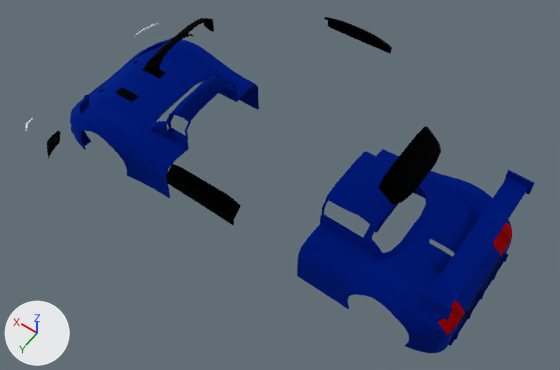
Before and after pictures for a commit that changed the glTF model assets/sophikart.glb.
Rendered twice from a 50 mm camera at (-348.0, 479.0, 862.0) aimed at (-25.0, 28.0, 153.0). Arrows for +X, +Y and +Z are at lower left; the lights stay in place. The older version comes first. Both versions are drawn at frame 72 of the action 'Exploded view'; the numbers are the values there.

In view in the first picture: 'Track_Front_Module', 'Track_Rear_Module', 'Track_Rear_Window_Rear_Insert', 'Track_Side_Window_L_Insert', 'Track_Side_Window_R_Insert', 'Track_Windscreen_Front_Insert' and 7 more.
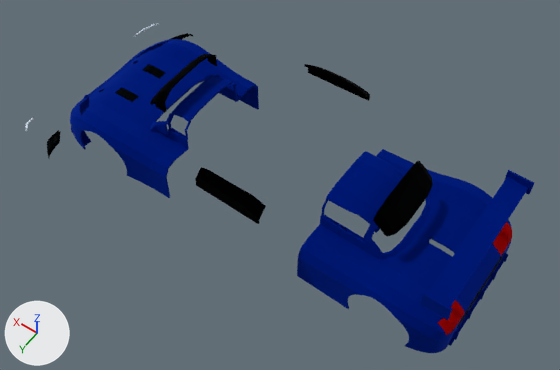
Commit message: Keep separate Track windows visible during explosion

What differs and where, as boxes (x1, y1, x2, y2) in the pictures (560 x 370 px):
'Track_Rear_Window_Rear_Insert', moved: before (379, 126, 441, 205); after (373, 161, 433, 236)
'Track_Side_Window_L_Insert', moved: before (166, 164, 240, 225); after (195, 167, 266, 224)
'Track_Windscreen_Front_Insert', moved: before (144, 18, 214, 78); after (150, 54, 217, 112)
'Track_Side_Window_R_Insert', moved: before (324, 17, 392, 54); after (304, 64, 370, 101)

Edits to the bpy script that builds the scene:
```text
Change ob_track_rear_window_rear_insert:
    ob_track_rear_window_rear_insert.location: (-95.0, -190.0, 0.0) -> (-95.0, -135.0, 0.0)
Change ob_track_windscreen_front_insert:
    ob_track_windscreen_front_insert.location: (95.0, -190.0, 0.0) -> (95.0, -135.0, 0.0)
Change ob_track_side_window_l_insert:
    ob_track_side_window_l_insert.location: (0.0, -170.0, 100.0) -> (0.0, -125.0, 60.0)
Change ob_track_side_window_r_insert:
    ob_track_side_window_r_insert.location: (0.0, -170.0, -100.0) -> (0.0, -125.0, -60.0)
```
